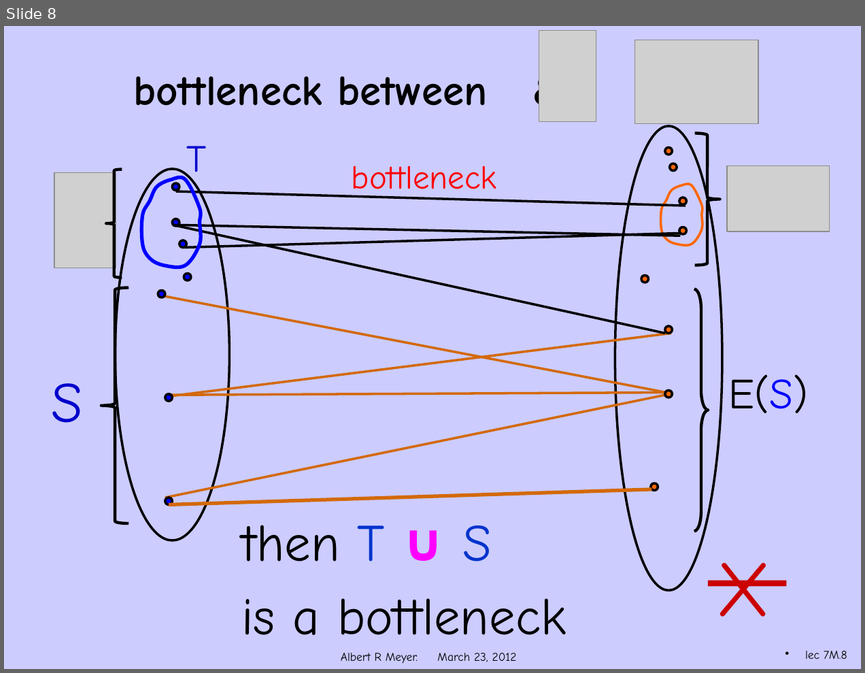
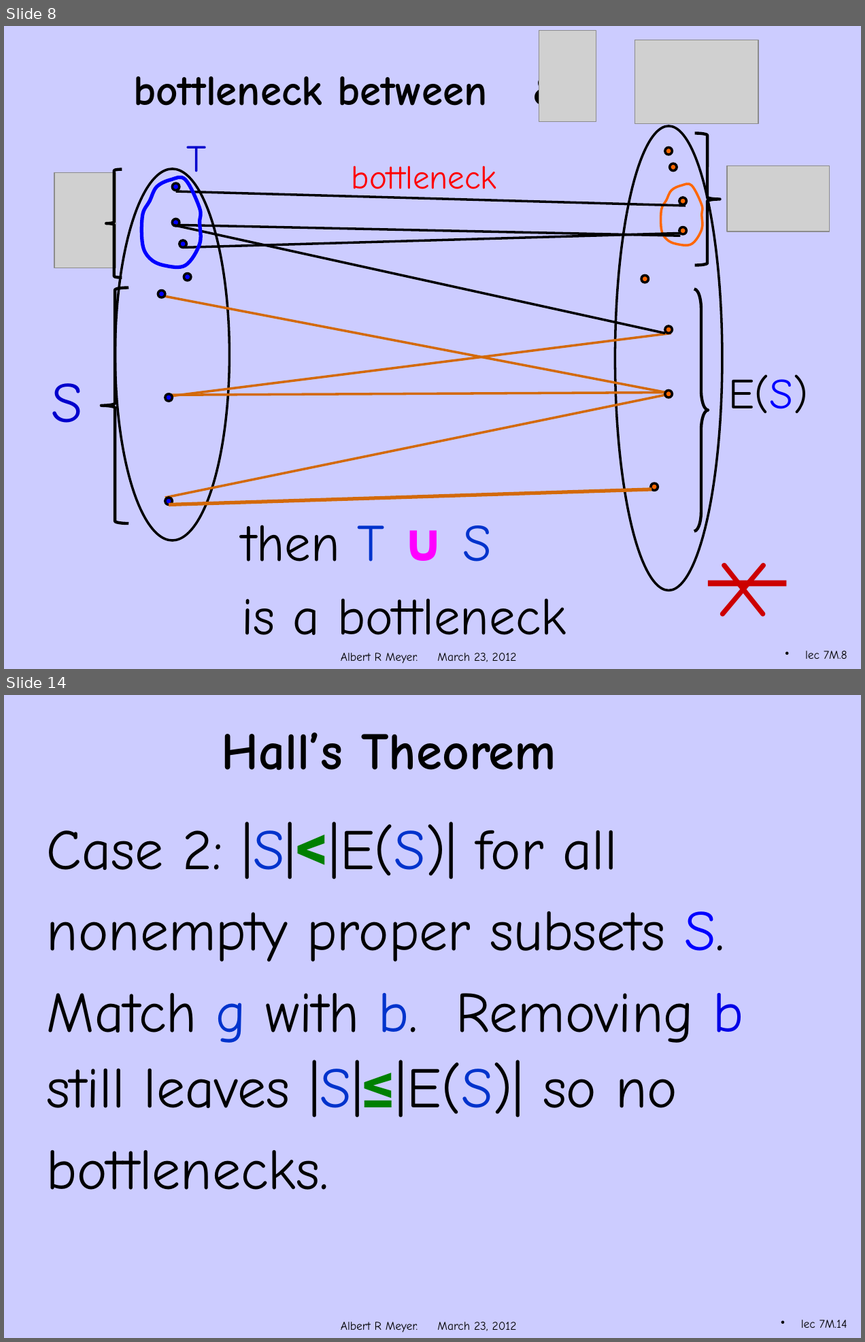
Before and after one commit to armeyer/mcs_web, a slide deck: spring12/slidesS12/hall-proof.pptx. Shown one above the other, each under a label of ours: slide 8 before the commit, slides 8 and 14 after it; the slides between them are not shown. The pictures are 865x673 and 865x1342 pixels, drawn with LibreOffice and Linux fonts; fonts in the diff are those of the drawing; grey boxes stand for pictures; background and template pictures are left out. Boxes give left, top, right and bottom in pixels: in the first picture for what was removed or moved away, otherwise in the second. Text is boxed around its words. In the diff, an @@ line names an element or a change of style, - is before the commit and + after.

```diff
--- a/spring12/slidesS12/hall-proof.pptx
+++ b/spring12/slidesS12/hall-proof.pptx
@@ slide 14 added at bbox=[4, 695, 861, 1338], background #CCCCFF; not listed: 1 template element that a slide beside it also shows @@
@@ title added at bbox=[221, 732, 556, 770], 44 pt, text #000000, bold @@
+Hall’s Theorem
@@ text added at bbox=[47, 821, 743, 1189], 48 pt, text #000000 @@
+Case 2: |S|<|E(S)| for all
+nonempty proper subsets S.
+Match g with b. Removing b still leaves |S|≤|E(S)| so no
+bottlenecks.
@@ page number added at bbox=[801, 1319, 847, 1327], 10 pt, text #000000 @@
+lec 7M.14
```
Also in this commit, not shown: 4 slides changed, 2 other slides added.
